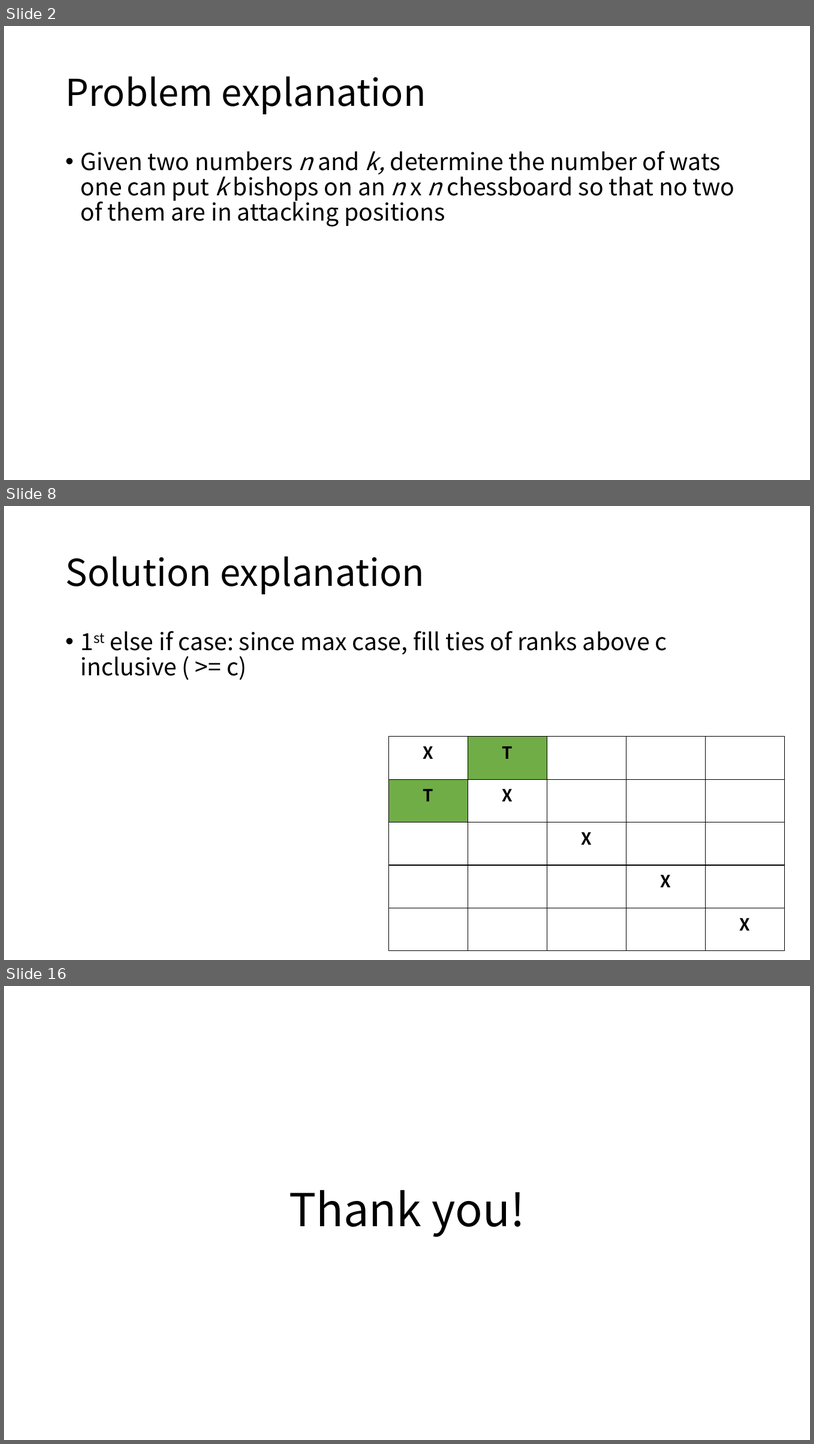
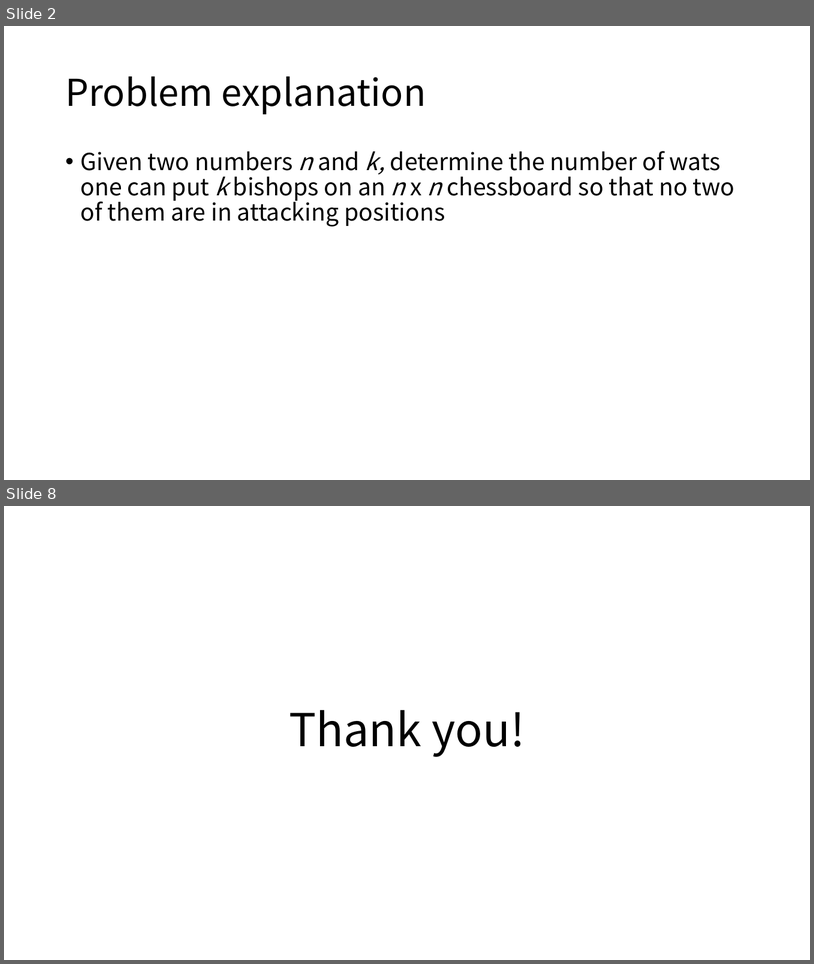
Before and after one commit to gdlee412/Problem-Solving-Techniques, a slide deck: 자료/Report template/Report for exercise or homework.pptx. Shown one above the other, each under a label of ours: slides 2, 8 and 16 before the commit, slides 2 and 8 after it; the slides between them are not shown. The pictures are 814x1444 and 814x964 pixels, drawn with LibreOffice and Linux fonts; fonts in the diff are those of the drawing. Boxes give left, top, right and bottom in pixels: in the first picture for what was removed or moved away, otherwise in the second. Text is boxed around its words. In the diff, an @@ line names an element or a change of style, - is before the commit and + after.

```diff
--- a/자료/Report template/Report for exercise or homework.pptx
+++ b/자료/Report template/Report for exercise or homework.pptx
@@ slide 8 removed at bbox=[4, 506, 810, 960], background #FFFFFF @@
@@ title removed at bbox=[65, 556, 425, 594] @@
-Solution explanation
@@ text removed at bbox=[81, 631, 667, 680] @@
-• 1st else if case: since max case, fill ties of ranks above c inclusive ( >= c)
@@ table removed at bbox=[389, 736, 785, 951], 5 rows, 5 columns @@
-X | T |  |  | 
-T | X |  |  | 
- |  | X |  | 
- |  |  | X | 
- |  |  |  | X
@@ what was slide 16 is now slide 8 @@
```
Also in this commit, not shown: 1 slide changed, 4 slides added, 11 other slides removed, 1 other file.
